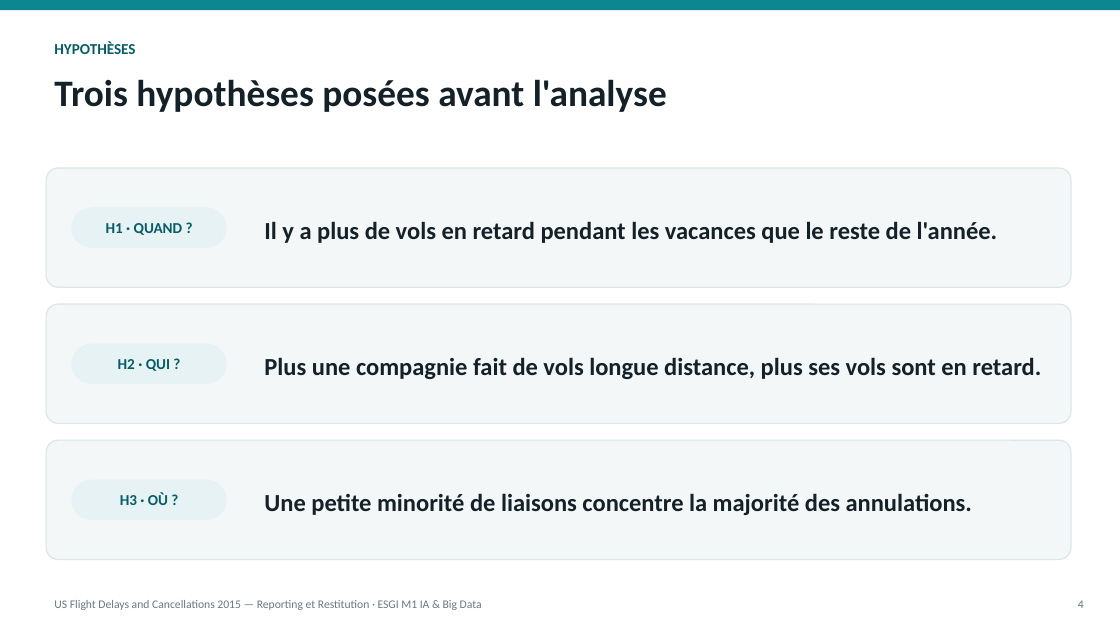
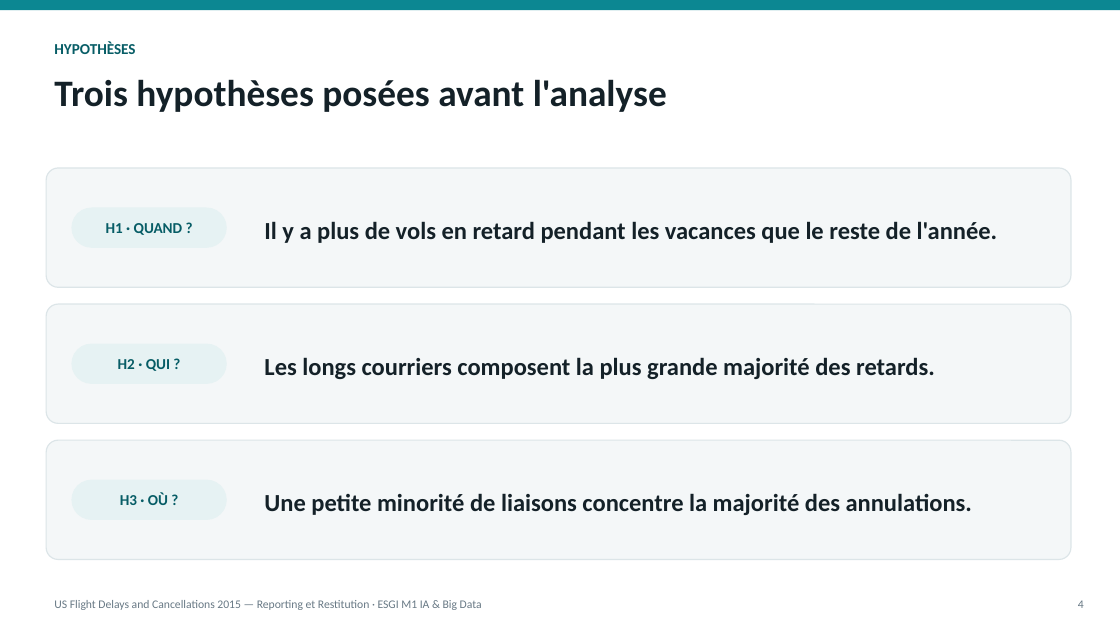
Before and after one commit to prodyge94/restitution, a slide deck: slide 4 of rendu_presentation_v2.pptx. Drawn at 1120x630 pixels with LibreOffice and Linux fonts; fonts in the diff are those of the drawing. Boxes give left, top, right and bottom in pixels: in the first picture for what was removed or moved away, otherwise in the second. Text is boxed around its words. In the diff, an @@ line names an element or a change of style, - is before the commit and + after.

```diff
--- a/rendu_presentation_v2.pptx
+++ b/rendu_presentation_v2.pptx
@@ text at (x1=264, y1=357, x2=935, y2=379): text changed @@
-Plus une compagnie fait de vols longue distance, plus ses vols sont en retard.
+Les longs courriers composent la plus grande majorité des retards.
```
Also in this commit, not shown: 1 other slide changed, 27 other files.
